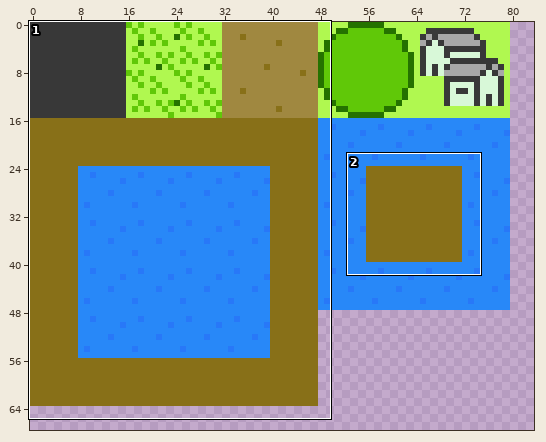
File history of a pixel-art file, assets/tilesets/overworld.ase. Above: a wide view before the commit, with the close-up outlined.
Close-up. First the earlier version:
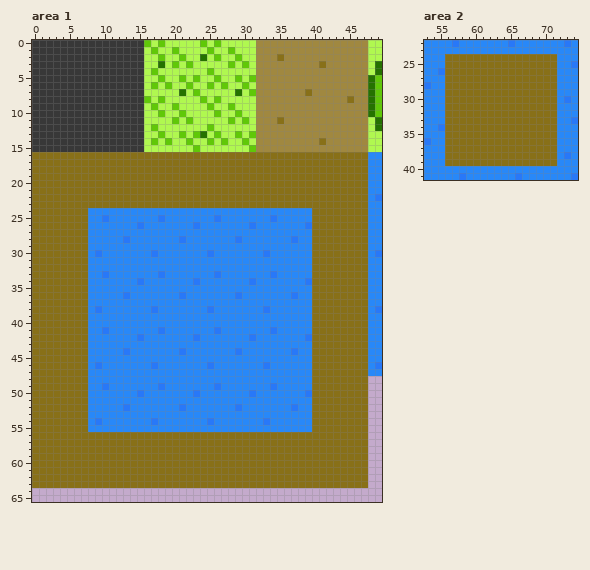
640x576 pixels, 1 frame. Shown: area 1: x 0..49, y 0..65; area 2: x 53..74, y 22..41. The wide view leaves out empty margins.
Once edited:
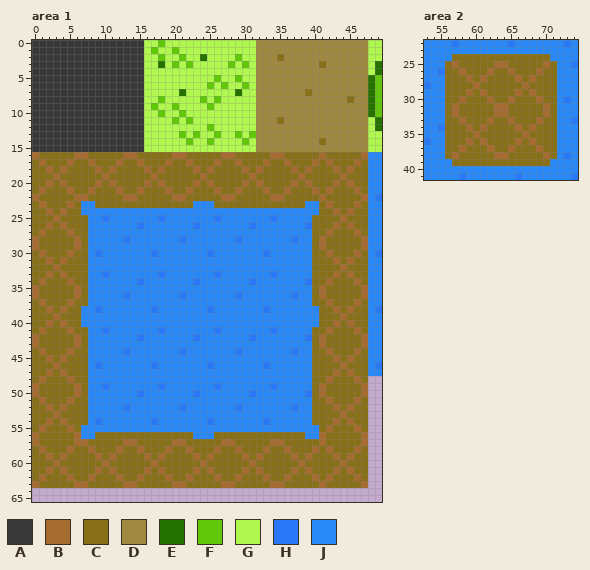
Palette (. is transparent): A #383838  B #a56b31  C #887018  D #a08840  E #257200  F #60c808  G #b0f850  H #2878f8  J #2888f8
Changes in this commit:
Changed rows in their new state; - is an unchanged pixel.
Area 1, layers "Coastline/Coastline - outer", "Grass":
first column x 0:
 0 ----------------G-------G-G---------------------
 1 -------------------------G--G-------------------
 2 --------------------------G---------------------
 4 -----------------G-------G----------------------
 5 ------------------G--G-G-------G----------------
 6 -----------------G-G--G-------------------------
 7 -----------------------G-------G----------------
 8 ----------------G-------------------------------
 9 ----------------------------G-------------------
10 --------------------------G--G------------------
11 ----------------------------G-G-----------------
12 -----------------G------------------------------
13 ------------------G-----G-----------------------
14 -----------------G-G-------G--------------------
15 -----------------------G-------G----------------
16 B-----BB-----BB-----BB-----BB-----BB-----B-----B
17 -B---B--B---B--B---B--B---B--B---B--B---B-B---B-
18 --B-B----B-B----B-B----B-B----B-B----B-B---B-B--
19 ---B------B------B------B------B------B-----B---
20 --B-B----B-B----B-B----B-B----B-B----B-B---B-B--
21 -B---B--B---B--B---B--B---B--B---B--B---B-B---B-
22 B-----BB-----BB-----BB-----BB-----BB-----B-----B
23 -B---B-JJ--------------JJJ-------------JJ-B---B-
24 --B-B--J--------------------------------J--B-B--
25 ---B----------------------------------------B---
26 --B-B--------------------------------------B-B--
27 -B---B------------------------------------B---B-
28 B-----B----------------------------------B-----B
29 B-----B----------------------------------B-----B
30 -B---B------------------------------------B---B-
31 --B-B--------------------------------------B-B--
32 ---B----------------------------------------B---
33 --B-B--------------------------------------B-B--
34 -B---B------------------------------------B---B-
35 B-----B----------------------------------B-----B
36 B-----B----------------------------------B-----B
37 -B---B------------------------------------B---B-
38 --B-B--J--------------------------------J--B-B--
39 ---B---J--------------------------------J---B---
40 --B-B--J--------------------------------J--B-B--
41 -B---B------------------------------------B---B-
42 B-----B----------------------------------B-----B
43 B-----B----------------------------------B-----B
44 -B---B------------------------------------B---B-
45 --B-B--------------------------------------B-B--
46 ---B----------------------------------------B---
47 --B-B--------------------------------------B-B--
48 -B---B------------------------------------B---B-
49 B-----B----------------------------------B-----B
50 B-----B----------------------------------B-----B
51 -B---B------------------------------------B---B-
52 --B-B--------------------------------------B-B--
53 ---B----------------------------------------B---
54 --B-B--------------------------------------B-B--
55 -B---B-J--------------------------------J-B---B-
56 B-----BJJ--------------JJJ-------------JJB-----B
57 B-----BB-----BB-----BB-----BB-----BB-----B-----B
58 -B---B--B---B--B---B--B---B--B---B--B---B-B---B-
59 --B-B----B-B----B-B----B-B----B-B----B-B---B-B--
60 ---B------B------B------B------B------B-----B---
61 --B-B----B-B----B-B----B-B----B-B----B-B---B-B--
62 -B---B--B---B--B---B--B---B--B---B--B---B-B---B-
63 B-----BB-----BB-----BB-----BB-----BB-----B-----B
Area 2, layer "Coastline/Coastline - inner":
first column x 56:
24 J--------------J
25 -B-----BB-----B-
26 --B---B--B---B--
27 ---B-B----B-B---
28 ----B------B----
29 ---B-B----B-B---
30 --B---B--B---B--
31 -B-----BB-----B-
32 -B-----BB-----B-
33 --B---B--B---B--
34 ---B-B----B-B---
35 ----B------B----
36 ---B-B----B-B---
37 --B---B--B---B--
38 -B-----BB-----B-
39 J--------------J
Boxes around the changes in both close-ups, in picture pixels (x1, y1, x2, y2):
changed: (32, 40, 368, 488)
changed: (445, 54, 557, 166)
